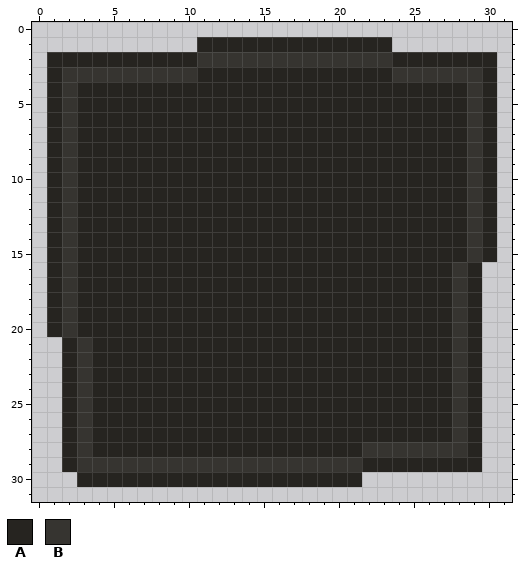
Pixel-art file: Assets_Raw/UI/inventory_slot_empty.aseprite. Above, as it was before the edit.
32x32 pixels, 1 frame.
Palette (. is transparent): A #262420  B #363430
Pixels before, first column x 1:
 1 ..........AAAAAAAAAAAAA.......
 2 AAAAAAAAAABBBBBBBBBBBBBAAAAAAA
 3 ABBBBBBBBBAAAAAAAAAAAAABBBBBBA
 4 ABAAAAAAAAAAAAAAAAAAAAAAAAAABA
 5 ABAAAAAAAAAAAAAAAAAAAAAAAAAABA
 6 ABAAAAAAAAAAAAAAAAAAAAAAAAAABA
 7 ABAAAAAAAAAAAAAAAAAAAAAAAAAABA
 8 ABAAAAAAAAAAAAAAAAAAAAAAAAAABA
 9 ABAAAAAAAAAAAAAAAAAAAAAAAAAABA
10 ABAAAAAAAAAAAAAAAAAAAAAAAAAABA
11 ABAAAAAAAAAAAAAAAAAAAAAAAAAABA
12 ABAAAAAAAAAAAAAAAAAAAAAAAAAABA
13 ABAAAAAAAAAAAAAAAAAAAAAAAAAABA
14 ABAAAAAAAAAAAAAAAAAAAAAAAAAABA
15 ABAAAAAAAAAAAAAAAAAAAAAAAAAABA
16 ABAAAAAAAAAAAAAAAAAAAAAAAAABA.
17 ABAAAAAAAAAAAAAAAAAAAAAAAAABA.
18 ABAAAAAAAAAAAAAAAAAAAAAAAAABA.
19 ABAAAAAAAAAAAAAAAAAAAAAAAAABA.
20 ABAAAAAAAAAAAAAAAAAAAAAAAAABA.
21 .ABAAAAAAAAAAAAAAAAAAAAAAAABA.
22 .ABAAAAAAAAAAAAAAAAAAAAAAAABA.
23 .ABAAAAAAAAAAAAAAAAAAAAAAAABA.
24 .ABAAAAAAAAAAAAAAAAAAAAAAAABA.
25 .ABAAAAAAAAAAAAAAAAAAAAAAAABA.
26 .ABAAAAAAAAAAAAAAAAAAAAAAAABA.
27 .ABAAAAAAAAAAAAAAAAAAAAAAAABA.
28 .ABAAAAAAAAAAAAAAAAAABBBBBBBA.
29 .ABBBBBBBBBBBBBBBBBBBAAAAAAAA.
30 ..AAAAAAAAAAAAAAAAAAA.........
The same view after the edit:
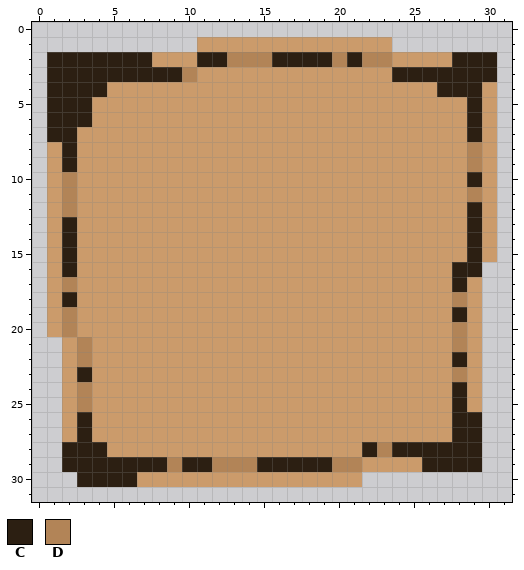
Colours new in this view: C #2c1f12  D #b28457
Message: Inventory panel and scrollable inventory
From old to new:
layer "Layer 2" added
colour A: #262420 -> #cb9b6b
Changed rows in their new state; - is a pixel that keeps its letter.
Layers "Layer 2", "Layer 1":
first column x 1:
 2 CCCCCCC---CCDDDCCCCDCDD----CCC
 3 CCCCCCCCCD-------------CCCCCCC
 4 CCCC----------------------CCC-
 5 CCC-------------------------C-
 6 CCC-------------------------C-
 7 CC--------------------------C-
 8 -C--------------------------D-
 9 -C--------------------------D-
10 -D--------------------------C-
11 -D--------------------------D-
12 -D--------------------------C-
13 -C--------------------------C-
14 -C--------------------------C-
15 -C--------------------------C-
16 -C-------------------------CC-
17 -D-------------------------C--
18 -C-------------------------D--
19 -D-------------------------C--
20 -D-------------------------D--
21 --D------------------------D--
22 --D------------------------C--
23 --C------------------------D--
24 --D------------------------C--
25 --D------------------------C--
26 --C------------------------CC-
27 --C------------------------CC-
28 -CCC-----------------CDCCCCCC-
29 -CCCCCCCDCCDDDCCCCCDD----CCCC-
30 --CCCC------------------------
Boxes around the changes in both pictures, in picture pixels (x1, y1, x2, y2):
changed: (47, 37, 497, 487)
